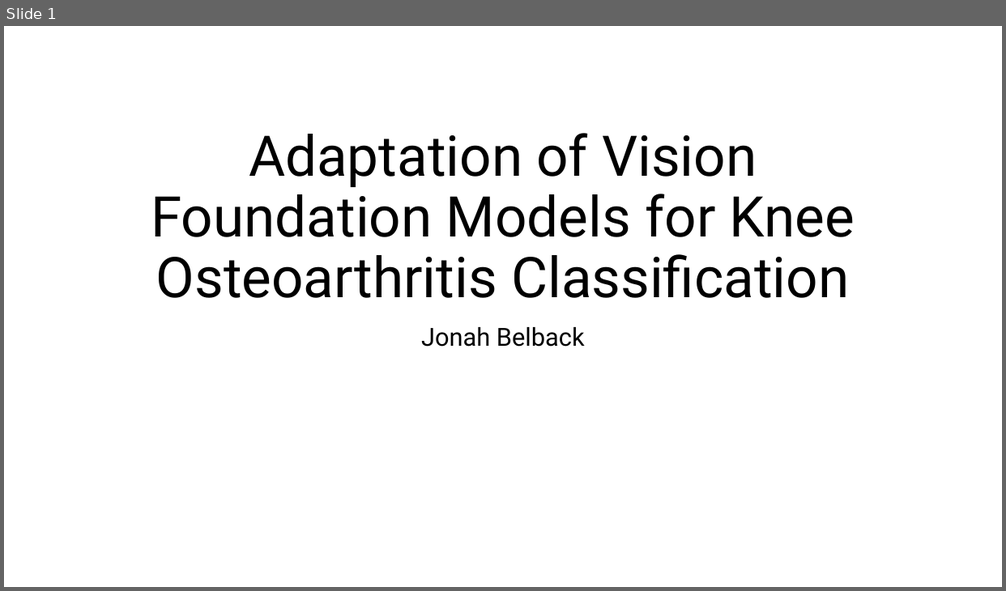
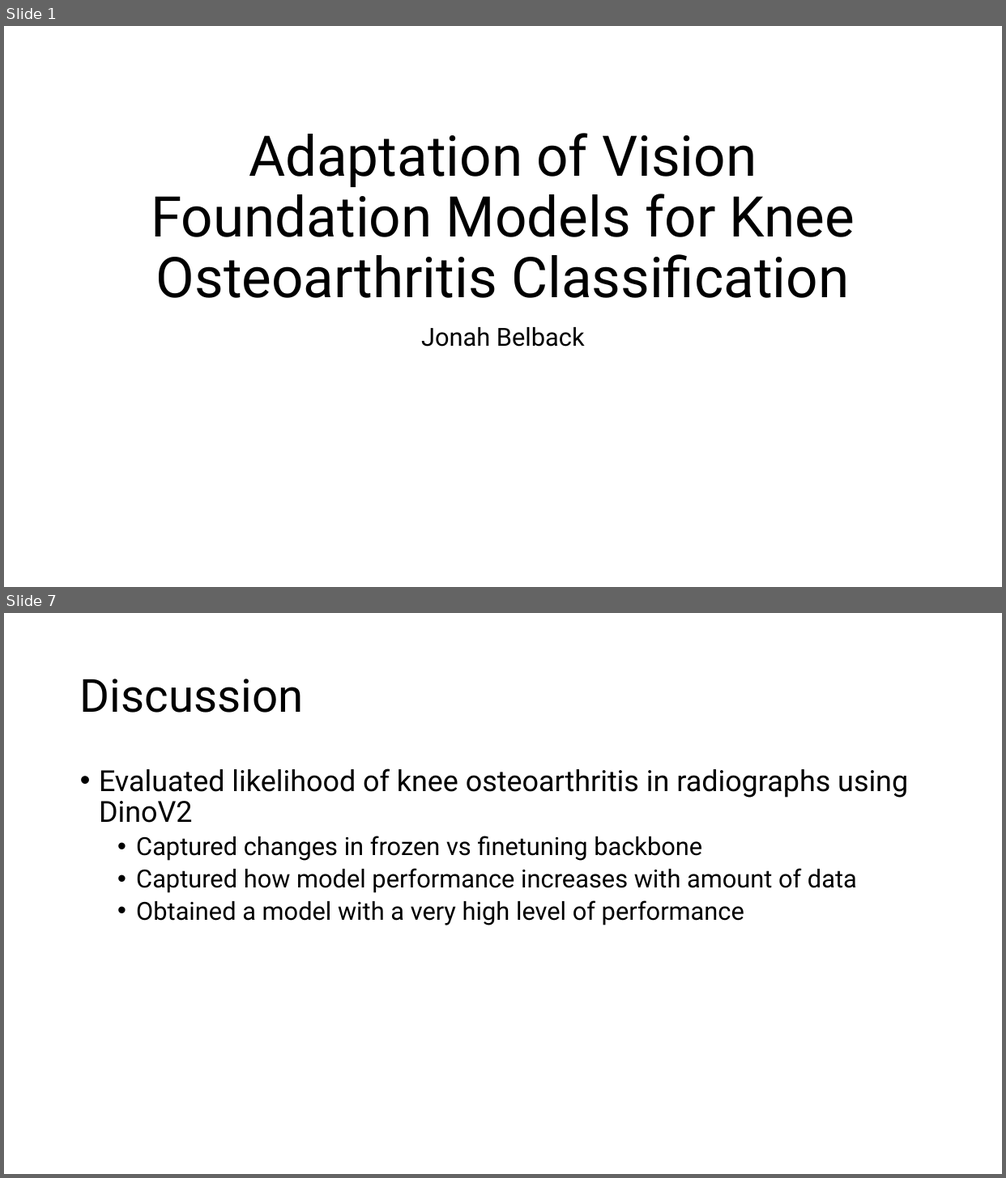
Before and after one commit to turtneck/HI2459-FinalProject-option1, a slide deck: HI2459_finalproject-option1-presentation_jeb382.pptx. Shown one above the other, each under a label of ours: slide 1 before the commit, slides 1 and 7 after it; the slides between them are not shown. The pictures are 1006x591 and 1006x1178 pixels, drawn with LibreOffice and Linux fonts; fonts in the diff are those of the drawing. Boxes give left, top, right and bottom in pixels: in the first picture for what was removed or moved away, otherwise in the second. Text is boxed around its words. In the diff, an @@ line names an element or a change of style, - is before the commit and + after.

```diff
--- a/HI2459_finalproject-option1-presentation_jeb382.pptx
+++ b/HI2459_finalproject-option1-presentation_jeb382.pptx
@@ slide 7 added at (4,613,1002,1174), background #FFFFFF @@
@@ title added at (80,679,304,713), 44 pt, text #000000 @@
+Discussion
@@ text added at (99,769,908,926), 24 pt, text #000000 @@
+• Evaluated likelihood of knee osteoarthritis in radiographs using DinoV2
+  • Captured changes in frozen vs finetuning backbone
+  • Captured how model performance increases with amount of data
+  • Obtained a model with a very high level of performance
```
Also in this commit, not shown: 2 slides changed, 4 other slides added, 7 slides removed, 1 other file.
